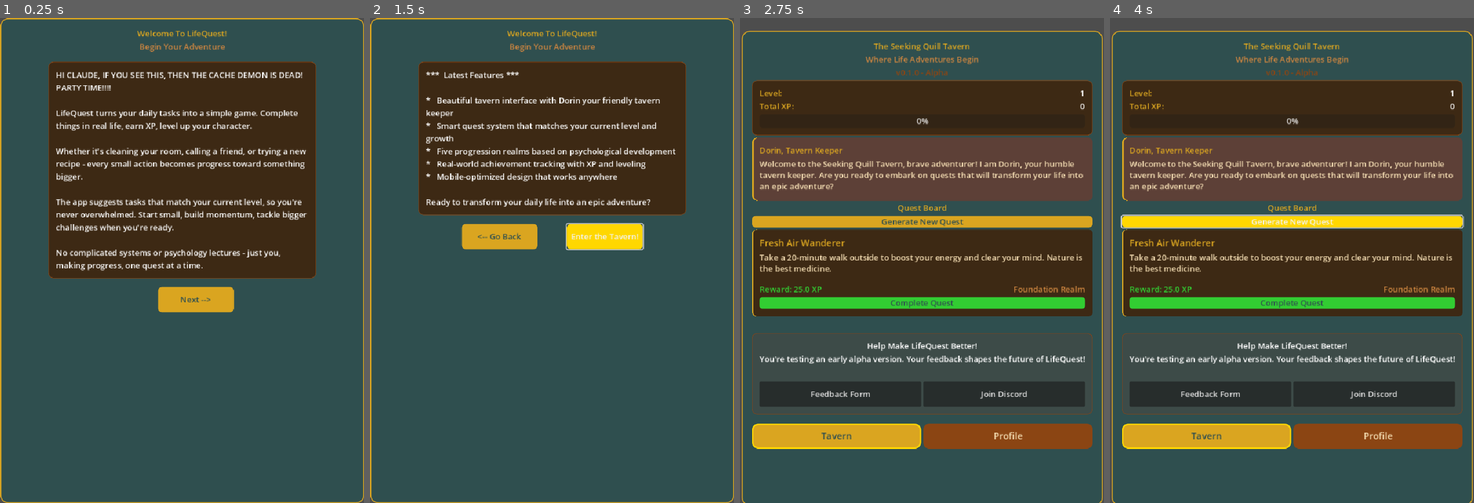
Above: before the commit, frames 1-4 (left to right).
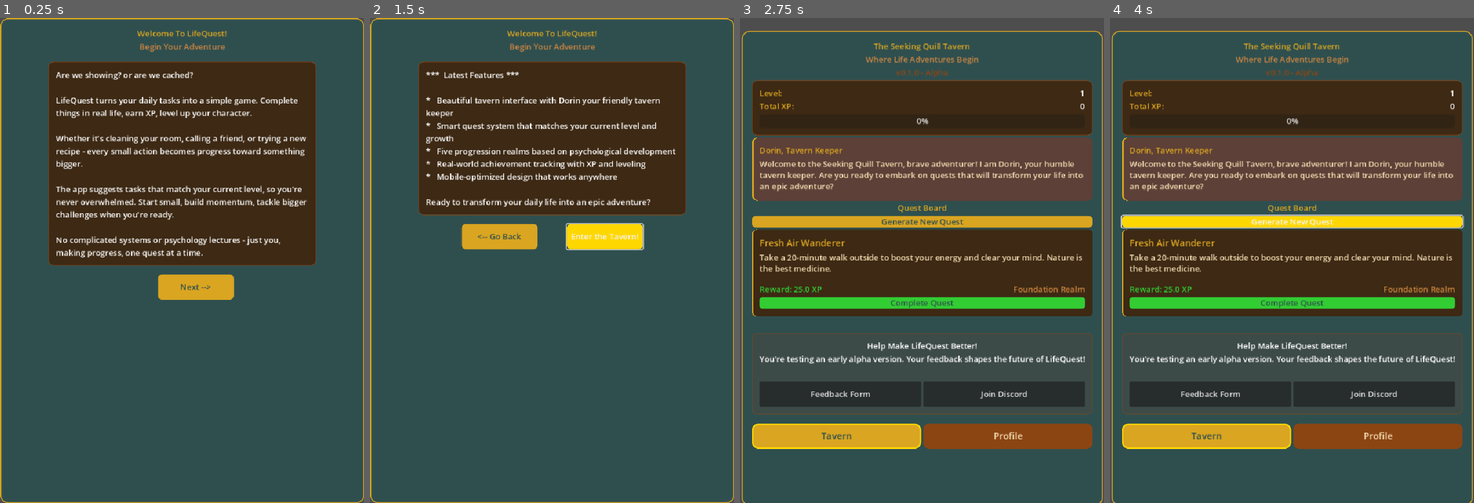
Above: after the commit, the same moments.

Repository: Wazaq/LifeQuest-Nexus
Game: Godot game, scene res://scenes/WelcomeScene.tscn
The game is run twice, just before and just after one commit, with the same random seed, the same clock (stepped at 60 frames per second) and the same inputs.
Inputs:
- Up to frame 1 (0.25 s): no input
- Up to frame 2 (1.5 s): click "Next -->" at 0.5 s; click "Next -->" at 1.25 s
- Up to frame 3 (2.75 s): click "Enter the Tavern!" at 2 s
- Up to frame 4 (4 s): click "Generate New Quest" at 2.75 s; click "Generate New Quest" at 3.5 s

The runs differ from the first frame. In frame 1, 9.6% of the frame differs, in the area x 13-87%, y 11-61%; in frame 2, less than 0.1%; in frame 3, less than 0.1%; in frame 4, less than 0.1%.

Commit message:
Netlify: Cache testing

Diff:
--- a/godot-project/scenes/WelcomeScene.tscn
+++ b/godot-project/scenes/WelcomeScene.tscn
@@ -53,7 +53,7 @@
 [node name="GameText" type="Label" parent="MainScroll/WelcomeContainer/MainVBox/GameExplanationPanel"]
 custom_minimum_size = Vector2(500, 0)
 layout_mode = 2
-text = "HI CLAUDE, IF YOU SEE THIS, THEN THE CACHE DEMON IS DEAD! PARTY TIME!!!!
+text = "Are we showing? or are we cached?
 
 LifeQuest turns your daily tasks into a simple game. Complete things in real life, earn XP, level up your character.
 
Not shown, changed: godot-project/builds/web/index.html
Not shown, changed: godot-project/builds/web/index.pck
Not shown, changed: godot-project/builds/web/index.service.worker.js
